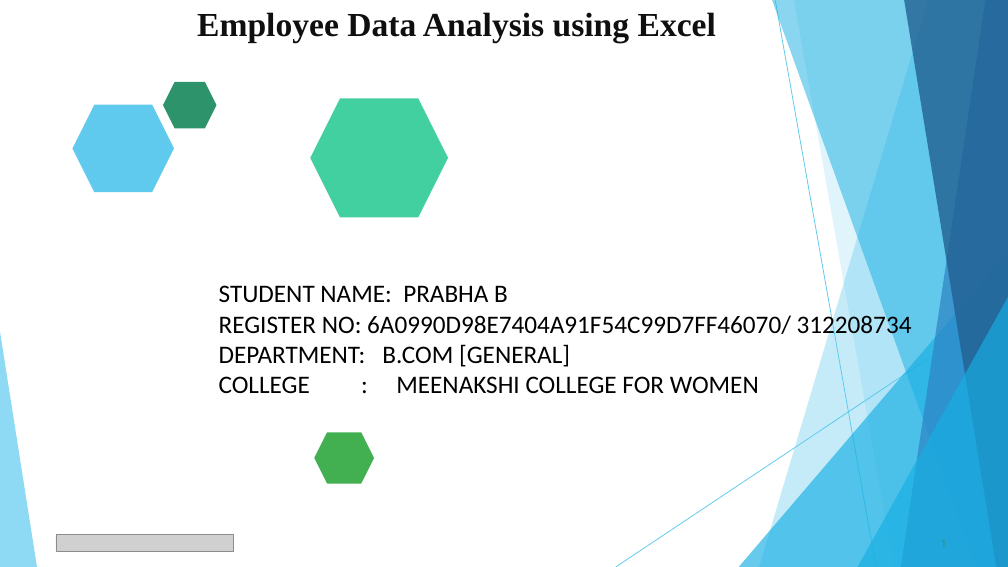
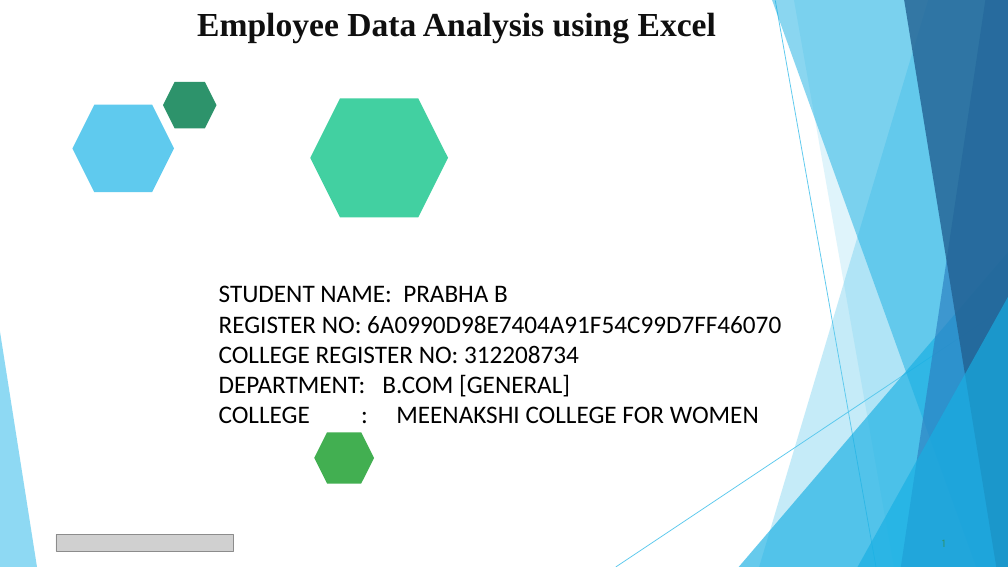
Before and after one commit to prabhadivya12345/TNSDC-DATA-ANALYTICS-USING-EXCEL, a slide deck: slide 1 of Employee_Data_Analysis_2 (1).pptx. Drawn at 1008x567 pixels with LibreOffice and Linux fonts; fonts in the diff are those of the drawing; grey boxes stand for pictures. Boxes give left, top, right and bottom in pixels: in the first picture for what was removed or moved away, otherwise in the second. Text is boxed around its words. In the diff, an @@ line names an element or a change of style, - is before the commit and + after.

```diff
--- a/Employee_Data_Analysis_2 (1).pptx
+++ b/Employee_Data_Analysis_2 (1).pptx
@@ text at bbox=[219, 315, 781, 364]: text changed @@
-REGISTER NO: 6A0990D98E7404A91F54C99D7FF46070/ 312208734
+REGISTER NO: 6A0990D98E7404A91F54C99D7FF46070
+COLLEGE REGISTER NO: 312208734
```
